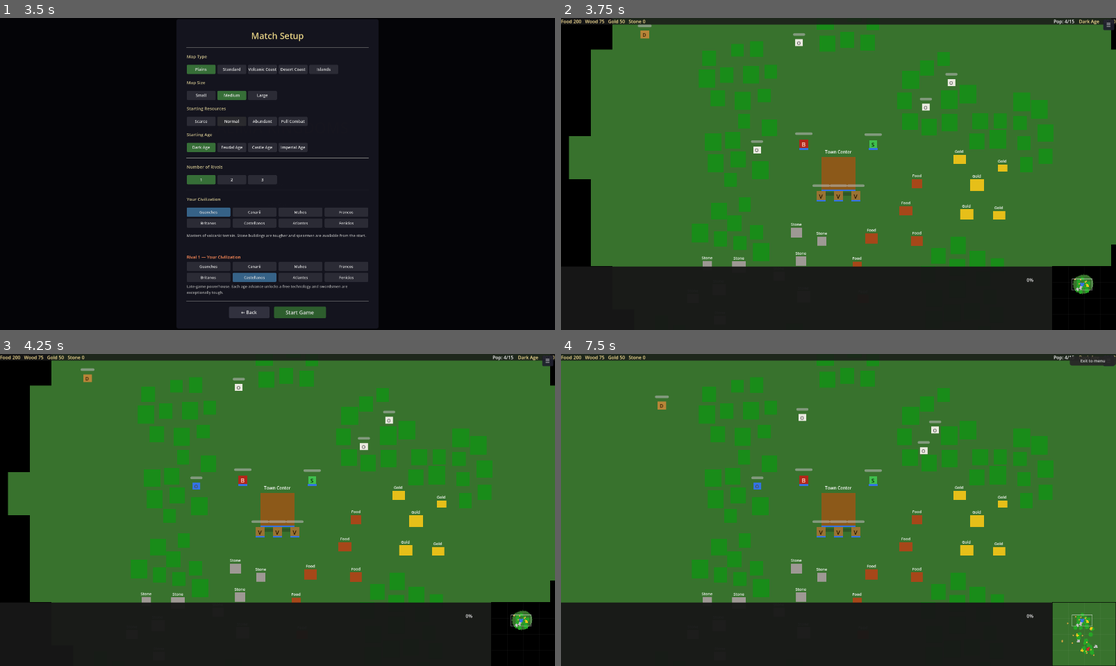
Above: before the commit, frames 1-4 (two rows, left to right).
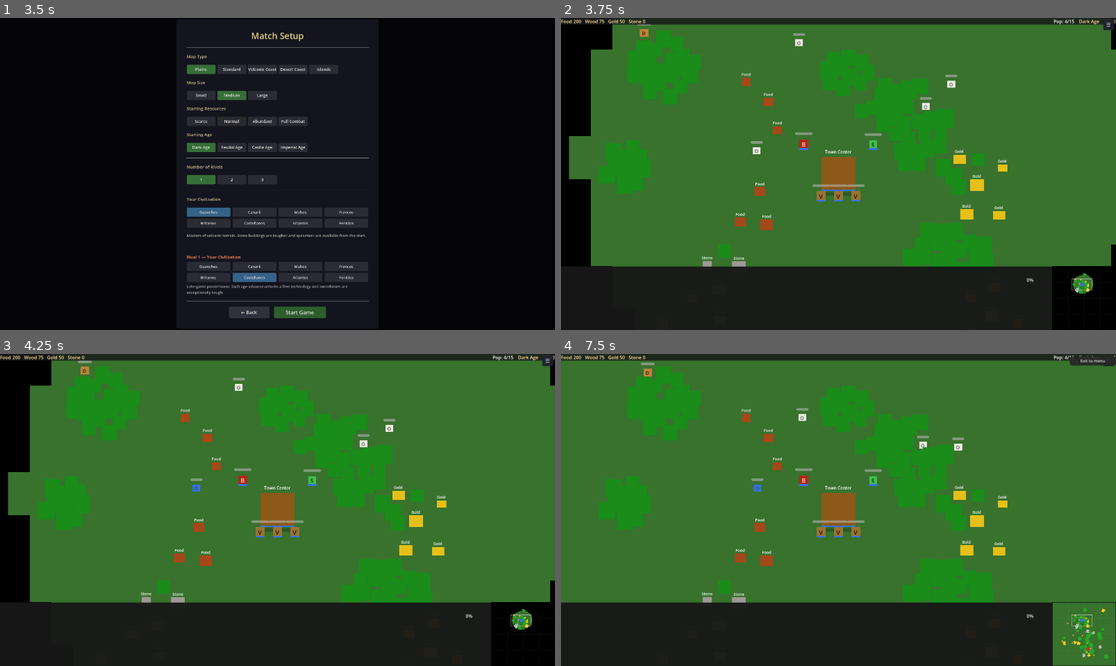
Above: after the commit, the same moments.

Repository: enrimr/rts-game-godot
Game: Godot game, scene res://scenes/game/main_menu.tscn
The game is run twice, just before and just after one commit, with the same random seed, the same clock (stepped at 60 frames per second) and the same inputs.
Inputs:
- Up to frame 1 (3.5 s): click "Play" at 0.5 s; click "Play" at 1.25 s; click "Normal" at 2 s; click "Normal" at 2.75 s
- Up to frame 2 (3.75 s): click "Start Game" at 3.5 s
- Up to frame 3 (4.25 s): no input
- Up to frame 4 (7.5 s): click "☰" at 4.25 s; click "Resume" at 5 s; click "☰" at 5.75 s; click "Surrender" at 6.5 s; click "View map" at 7.25 s

Frame 1 is identical in both runs. In frame 2, 15% of the frame differs, in the area x 6-96%, y 2-89%; in frame 3, 15%; in frame 4, 16%, in the area x 6-99%, y 2-98%.

Commit message:
Tighter forest packing and scattered resources across full map
- Forest zones now use tight node spacing (13 px vs 22 px) to eliminate
  large gaps that caused units to get stuck between trees
- Three forest size variants (small/medium/large) for visual variety
- New _spawn_scattered_resources() places gold, stone and forests at
  random positions across the whole map (min 500 px from TCs), so map
  edges and mid-map areas are no longer empty
- All non-Islands map types call the scatter pass after neutral resources
- Updated map_generation.md to document new forest variants and scatter pass

Co-Authored-By: Claude Sonnet 4.6 <noreply@anthropic.com>

Diff:
--- a/project/scripts/map/map_generator.gd
+++ b/project/scripts/map/map_generator.gd
@@ -6,11 +6,13 @@
 const MAX_PLACE_TRIES: int = 30
 
 # --- Radii used when registering objects ---
-const R_TC: float        = 130.0
-const R_UNIT: float      = 22.0
-const R_ANIMAL: float    = 28.0
-const R_RES_WOOD: float  = 22.0
-const R_RES_OTHER: float = 30.0
+const R_TC: float             = 130.0
+const R_UNIT: float           = 22.0
+const R_ANIMAL: float         = 28.0
+const R_RES_WOOD: float       = 22.0
+const R_RES_OTHER: float      = 30.0
+# Tighter packing radius for forest zones — trees placed at 26 px minimum spacing
+const FOREST_NODE_RADIUS: float = 13.0
 
 const RES_COLORS: Dictionary = {
 	ResourceNode.ResourceType.WOOD:       Color(0.10, 0.55, 0.10, 1.0),
@@ -102,6 +104,7 @@
 				_spawn_player_resources(parent, tc_positions[i],
 					TAU * float(i) / float(tc_positions.size()))
 			_spawn_neutral_resources(parent)
+			_spawn_scattered_resources(parent, tc_positions)
 		MatchConfig.MapType.VOLCANIC_COAST:
 			tc_positions = _place_tc_ring(player_count)
 			for tc: Vector2 in tc_positions:
@@ -113,6 +116,7 @@
 				_spawn_player_resources(parent, tc_positions[i],
 					TAU * float(i) / float(tc_positions.size()))
 			_spawn_neutral_resources(parent)
+			_spawn_scattered_resources(parent, tc_positions)
 		MatchConfig.MapType.DESERT_COAST:
 			tc_positions = _place_tc_ring(player_count)
 			for tc: Vector2 in tc_positions:
@@ -124,6 +128,7 @@
 				_spawn_player_resources(parent, tc_positions[i],
 					TAU * float(i) / float(tc_positions.size()))
 			_spawn_neutral_resources(parent)
+			_spawn_scattered_resources(parent, tc_positions)
 		_: # STANDARD
 			tc_positions = _place_tc_ring(player_count)
 			for tc: Vector2 in tc_positions:
@@ -135,6 +140,7 @@
 				_spawn_player_resources(parent, tc_positions[i],
 					TAU * float(i) / float(tc_positions.size()))
 			_spawn_neutral_resources(parent)
+			_spawn_scattered_resources(parent, tc_positions)
 
 	_add_nav_obstacles(parent)
 	TerrainManager.bake_minimap_texture(_map_half, 256)
@@ -669,14 +675,18 @@
 		roundi(5.0 * _res_mult), 180.0 * _res_mult, stone_angle + angle_offset, 360.0, 530.0)
 
 	var forest_base: float = _rng.randf_range(0.0, TAU)
+	# Size variants: [tree_min, tree_max, zone_radius]
+	const FOREST_SIZES: Array = [[12, 18, 50], [22, 30, 75], [35, 45, 105]]
 	for i: int in range(8):
 		var fangle: float = forest_base + (TAU / 8.0) * float(i) \
 				+ _rng.randf_range(-0.3, 0.3) + angle_offset
 		var fdist:  float = _rng.randf_range(160.0, 500.0)
 		var fcenter: Vector2 = _clamp_map(tc + Vector2(cos(fangle), sin(fangle)) * fdist)
 		if not TerrainManager.is_ocean(fcenter):
-			_spawn_forest_zone(parent, fcenter, roundi(_rng.randf_range(26.0, 38.0) * _res_mult),
-				200.0 * _res_mult, 90.0)
+			var sz: Array = FOREST_SIZES[_rng.randi() % FOREST_SIZES.size()] as Array
+			_spawn_forest_zone(parent, fcenter,
+				roundi(_rng.randf_range(float(sz[0]), float(sz[1])) * _res_mult),
+				200.0 * _res_mult, float(sz[2]), true)
 
 	var food_angle: float = _rng.randf_range(0.0, TAU) + angle_offset
 	_spawn_deposit(parent, tc, ResourceNode.ResourceType.FOOD_HUNT,
@@ -703,8 +713,10 @@
 		var fcenter: Vector2 = island_center + \
 			Vector2(cos(fangle), sin(fangle)) * _rng.randf_range(island_radius * 0.1, island_radius * 0.55)
 		if TerrainManager._point_in_any_land(fcenter) and TerrainManager.is_buildable(fcenter):
-			_spawn_forest_zone(parent, fcenter, roundi(_rng.randf_range(28.0, 42.0) * _res_mult),
-				180.0 * _res_mult, 75.0)
+			var ifsz: Array = [[12, 18, 50], [22, 30, 75], [35, 45, 105]][_rng.randi() % 3]
+			_spawn_forest_zone(parent, fcenter,
+				roundi(_rng.randf_range(float(ifsz[0]), float(ifsz[1])) * _res_mult),
+				180.0 * _res_mult, float(ifsz[2]), true)
 
 	var food_angle: float = _rng.randf_range(0.0, TAU) + angle_offset
 	_spawn_deposit_clamped(parent, tc, ResourceNode.ResourceType.FOOD_HUNT,
@@ -721,6 +733,7 @@
 		roundi(5.0 * _res_mult), 200.0 * _res_mult, base_angle + PI * 0.5, 450.0, 720.0)
 	_spawn_deposit(parent, Vector2.ZERO, ResourceNode.ResourceType.STONE,
 		roundi(5.0 * _res_mult), 200.0 * _res_mult, base_angle + PI * 1.5, 450.0, 720.0)
+	const FOREST_SIZES: Array = [[12, 18, 50], [22, 30, 75], [35, 45, 105]]
 	var fangle: float = _rng.randf_range(0.0, TAU)
 	var neutral_forest_angles: Array[float] = [
 		fangle, fangle + PI * 0.4, fangle + PI * 0.8,
@@ -730,8 +743,91 @@
 	for fa: float in neutral_forest_angles:
 		var fc: Vector2 = _clamp_map(Vector2(cos(fa), sin(fa)) * _rng.randf_range(250.0, 700.0))
 		if not TerrainManager.is_ocean(fc):
-			_spawn_forest_zone(parent, fc, roundi(_rng.randf_range(26.0, 34.0) * _res_mult),
-				220.0 * _res_mult, 100.0)
+			var sz: Array = FOREST_SIZES[_rng.randi() % FOREST_SIZES.size()] as Array
+			_spawn_forest_zone(parent, fc,
+				roundi(_rng.randf_range(float(sz[0]), float(sz[1])) * _res_mult),
+				220.0 * _res_mult, float(sz[2]), true)
+
+## Places additional gold, stone and forest deposits randomly across the full map,
+## keeping a minimum distance from any TC so they supplement (not replace) per-player
+## resources and neutral clusters.
+func _spawn_scattered_resources(parent: Node2D, tc_positions: Array[Vector2]) -> void:
+	const MIN_FROM_TC: float   = 500.0
+	const AREA_FRAC:   float   = 0.85   # stay within 85 % of map half
+	const FOREST_SIZES: Array  = [[12, 18, 50], [22, 30, 75], [35, 45, 105]]
+
+	# Attempt to place groups; each group is at a random map position
+	# that passes the TC distance filter
+	var scatter_gold:   int = roundi(3.0 * _res_mult)
+	var scatter_stone:  int = roundi(2.0 * _res_mult)
+	var scatter_forest: int = roundi(6.0 * _res_mult)
+
+	# Gold deposits
+	var placed_gold: int = 0
+	for _attempt: int in range(MAX_PLACE_TRIES * scatter_gold * 4):
+		if placed_gold >= scatter_gold:
+			break
+		var pos: Vector2 = Vector2(
+			_rng.randf_range(-_map_half * AREA_FRAC, _map_half * AREA_FRAC),
+			_rng.randf_range(-_map_half * AREA_FRAC, _map_half * AREA_FRAC))
+		if TerrainManager.is_ocean(pos):
+			continue
+		var too_close: bool = false
+		for tc: Vector2 in tc_positions:
+			if pos.distance_to(tc) < MIN_FROM_TC:
+				too_close = true
+				break
+		if too_close:
+			continue
+		var count: int = roundi(_rng.randf_range(4.0, 7.0) * _res_mult)
+		_spawn_deposit(parent, pos, ResourceNode.ResourceType.GOLD,
+			count, 200.0 * _res_mult, _rng.randf() * TAU, 0.0, 60.0)
+		placed_gold += 1
+
+	# Stone deposits
+	var placed_stone: int = 0
+	for _attempt: int in range(MAX_PLACE_TRIES * scatter_stone * 4):
+		if placed_stone >= scatter_stone:
+			break
+		var pos: Vector2 = Vector2(
+			_rng.randf_range(-_map_half * AREA_FRAC, _map_half * AREA_FRAC),
+			_rng.randf_range(-_map_half * AREA_FRAC, _map_half * AREA_FRAC))
+		if TerrainManager.is_ocean(pos):
+			continue
+		var too_close: bool = false
+		for tc: Vector2 in tc_positions:
+			if pos.distance_to(tc) < MIN_FROM_TC:
+				too_close = true
+				break
+		if too_close:
+			continue
+		var count: int = roundi(_rng.randf_range(4.0, 6.0) * _res_mult)
+		_spawn_deposit(parent, pos, ResourceNode.ResourceType.STONE,
+			count, 200.0 * _res_mult, _rng.randf() * TAU, 0.0, 60.0)
+		placed_stone += 1
+
+	# Scattered forest patches
+	var placed_forest: int = 0
+	for _attempt: int in range(MAX_PLACE_TRIES * scatter_forest * 4):
+		if placed_forest >= scatter_forest:
+			break
+		var pos: Vector2 = Vector2(
+			_rng.randf_range(-_map_half * AREA_FRAC, _map_half * AREA_FRAC),
+			_rng.randf_range(-_map_half * AREA_FRAC, _map_half * AREA_FRAC))
+		if TerrainManager.is_ocean(pos):
+			continue
+		var too_close: bool = false
+		for tc: Vector2 in tc_positions:
+			if pos.distance_to(tc) < MIN_FROM_TC:
+				too_close = true
+				break
+		if too_close:
+			continue
+		var sz: Array = FOREST_SIZES[_rng.randi() % FOREST_SIZES.size()] as Array
+		_spawn_forest_zone(parent, pos,
+			roundi(_rng.randf_range(float(sz[0]), float(sz[1])) * _res_mult),
+			200.0 * _res_mult, float(sz[2]), true)
+		placed_forest += 1
 
 func _spawn_fish_multi(parent: Node2D, island_centers: Array[Vector2],
 		island_radius: float) -> void:
@@ -893,15 +989,16 @@
 		placed += 1
 
 func _spawn_forest_zone(parent: Node2D, zone_center: Vector2,
-		count: int, amount: float, zone_radius: float) -> void:
-	var max_iter: int = count * 12   # tight budget — spatial hash makes each try cheap
+		count: int, amount: float, zone_radius: float, tight: bool = false) -> void:
+	var node_r: float = FOREST_NODE_RADIUS if tight else R_RES_WOOD
+	var max_iter: int = count * 16
 	for _i: int in range(max_iter):
 		if count <= 0:
 			break
-		var pos: Vector2 = _find_free_near(zone_center, zone_radius, R_RES_WOOD)
+		var pos: Vector2 = _find_free_near(zone_center, zone_radius, node_r)
 		if pos == Vector2.INF or TerrainManager.is_ocean(pos):
 			continue
-		_register(pos, R_RES_WOOD)
+		_register(pos, node_r)
 		_create_resource_node(parent, pos, ResourceNode.ResourceType.WOOD,
 			amount * _rng.randf_range(0.8, 1.2))
 		count -= 1
Not shown, changed: docs/architecture/map_generation.md
